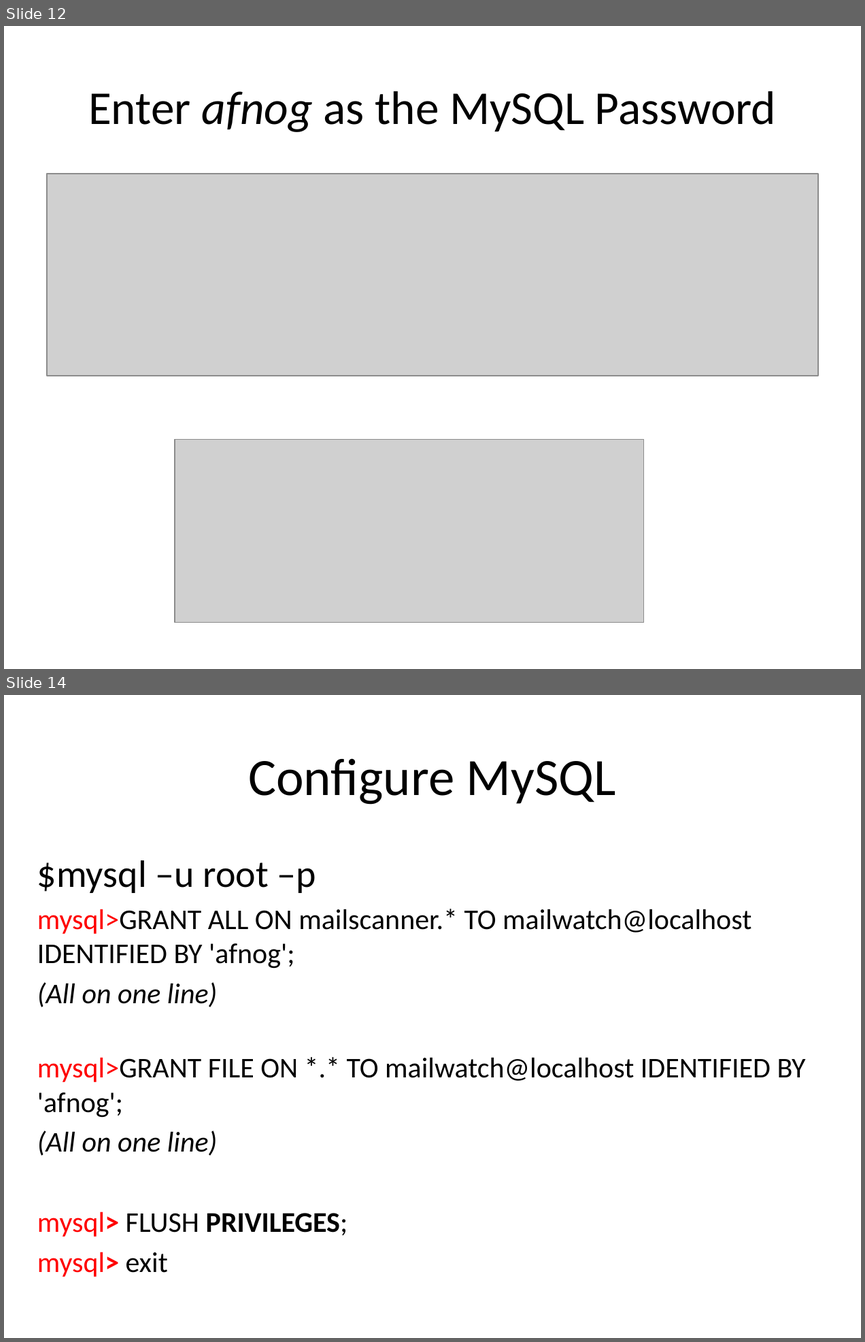
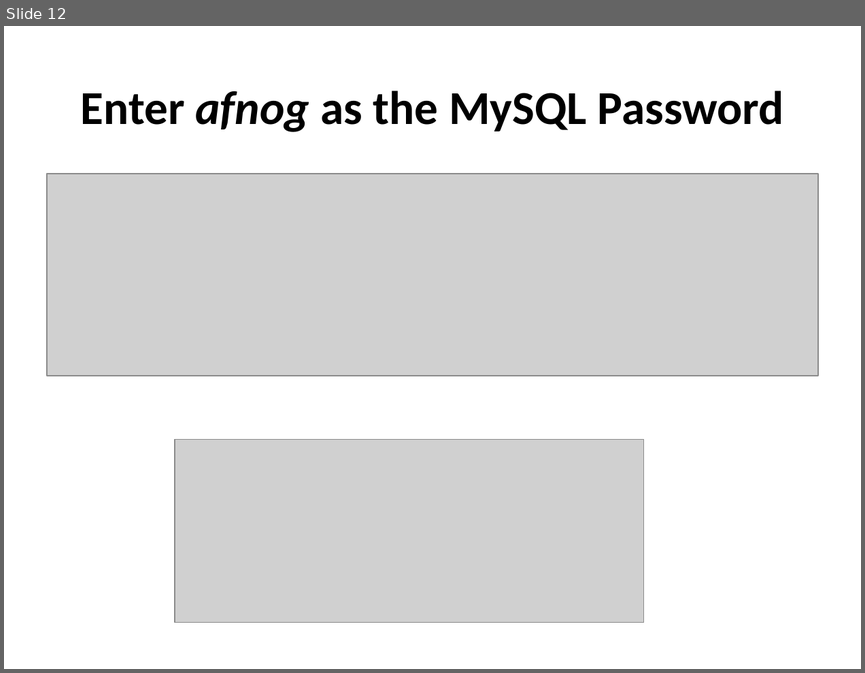
Before and after one commit to afnog/sse, a slide deck: postfix/mailfilter-pt2.pptx. Shown one above the other, each under a label of ours: slides 12 and 14 before the commit, slide 12 after it; the slides between them are not shown. The pictures are 865x1342 and 865x673 pixels, drawn with LibreOffice and Linux fonts; fonts in the diff are those of the drawing; grey boxes stand for pictures. Boxes give left, top, right and bottom in pixels: in the first picture for what was removed or moved away, otherwise in the second. Text is boxed around its words. In the diff, an @@ line names an element or a change of style, - is before the commit and + after.

```diff
--- a/postfix/mailfilter-pt2.pptx
+++ b/postfix/mailfilter-pt2.pptx
@@ slide 14 removed at <box>4,695,861,1338</box>, background #FFFFFF @@
@@ title removed at <box>248,758,616,804</box> @@
-Configure MySQL
@@ text removed at <box>37,860,806,1276</box> @@
-$mysql –u root –p
-mysql>GRANT ALL ON mailscanner.* TO mailwatch@localhost IDENTIFIED BY 'afnog';
-(All on one line)
-mysql>GRANT FILE ON *.* TO mailwatch@localhost IDENTIFIED BY 'afnog';
-(All on one line)
-mysql> FLUSH PRIVILEGES;
-mysql> exit
@@ slide 12 changed as well @@
@@ title "Enter afnog as the MySQL ..." at <box>81,91,784,132</box>: bold on @@
```
Also in this commit, not shown: 2 other slides changed, 9 slides added, 11 other slides removed.
